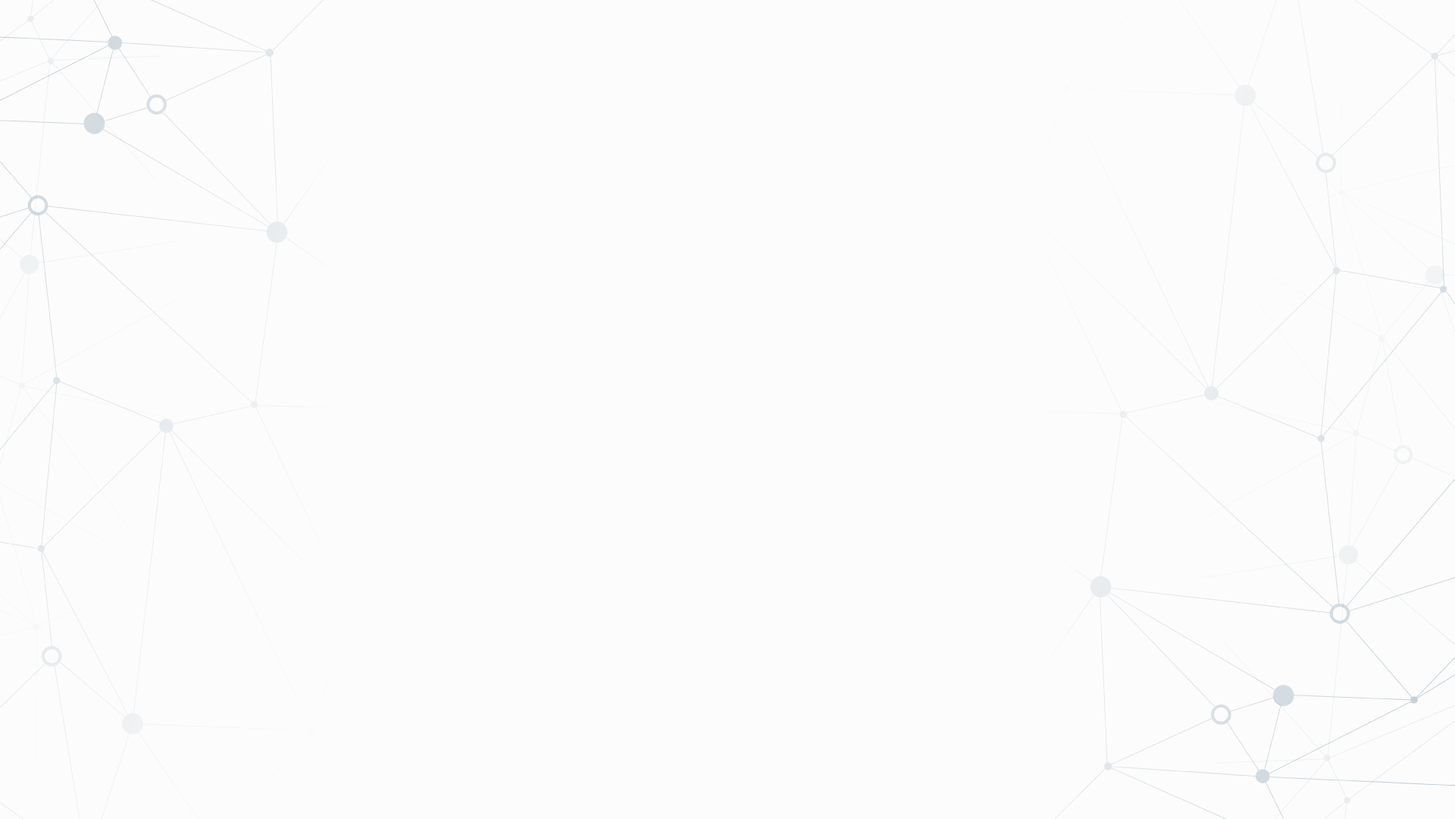
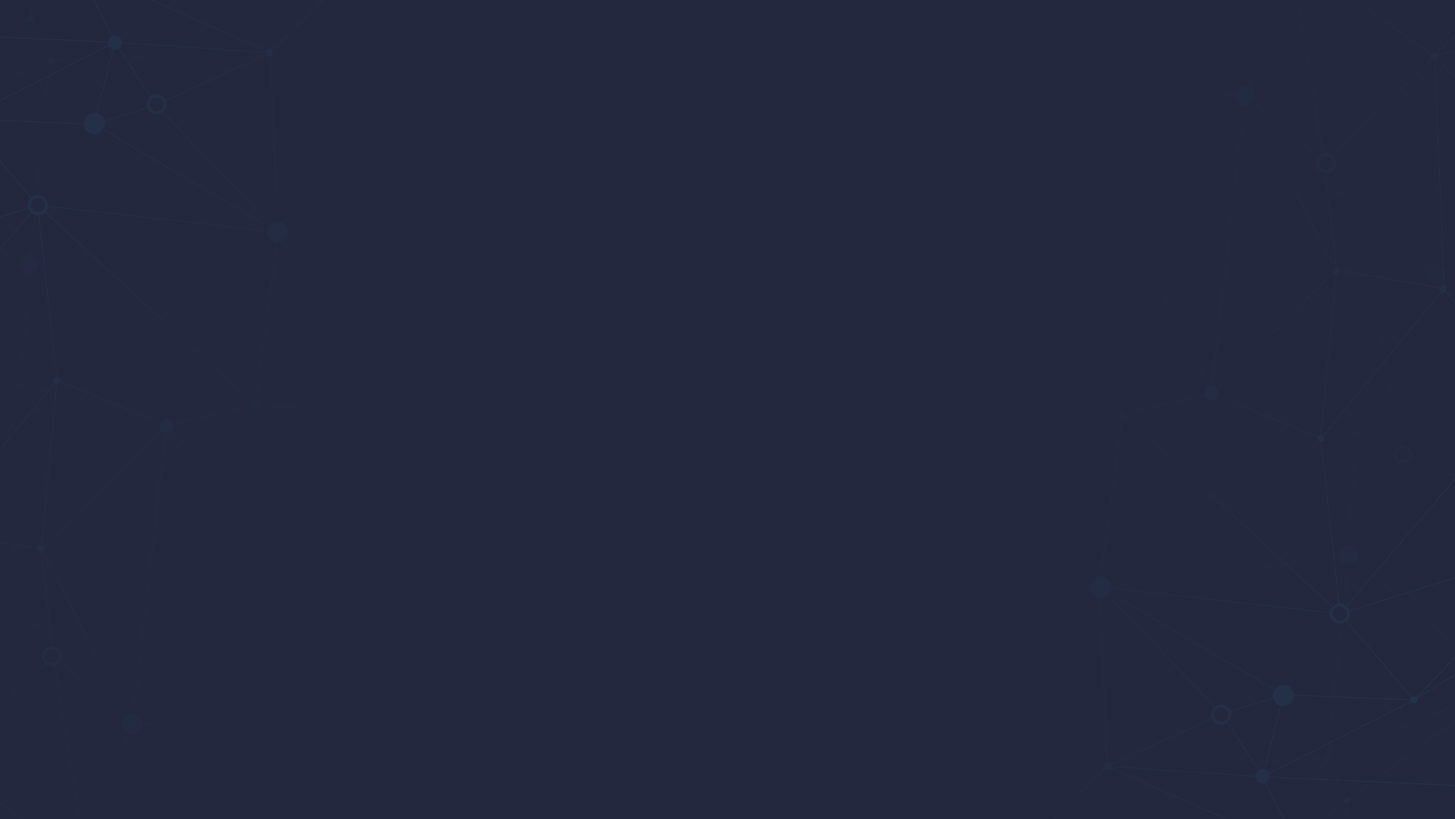
The second 1455×819 image is a revision of the first. Changes to its layers:
showed "Слой 3" over [0, 0, 1455, 819]
